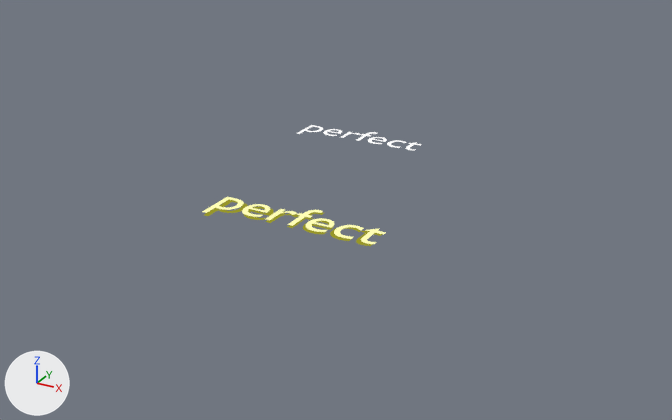
Two versions of the Blender file rendermarker.ranking_perfect.blend, one commit apart.
Rendered twice from a 50 mm camera at (5.79, -10.94, 4.95) aimed at (-0.12, -0.21, -0.42). The lights are fixed; the arrows at lower left show +X, +Y and +Z. Text is drawn in Blender's own font.

Names of what the first picture shows: 'Text.032', 'Text.035'.
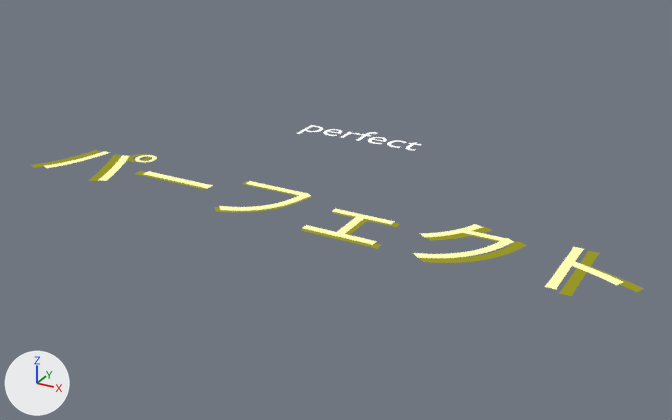
Edits to the scene script, one JSON object a line:
```json
{"op": "set", "path": "txt_text_232.body", "old": "'perfect'", "new": "'パーフェクト'"}
{"op": "add", "block": "txt_text_232", "code": "txt_text_232.size = 1.68"}
{"op": "set", "path": "txt_text_012.body", "old": "'perfect'", "new": "'パーフェクト'"}
{"op": "set", "path": "txt_text_012.size", "old": "1.05", "new": "1.755"}
{"op": "set", "path": "txt_text_012.space_character", "old": "0.9", "new": "0.96"}
```

Location of each change, [x1, y1, x2, y2] in pixels of the pictures (672 x 420 px):
```json
{"object": "Text.032", "change": "text changed", "before": [202, 197, 386, 244], "after": [44, 151, 623, 290]}
{"object": "Text.035", "change": "text changed", "before": [204, 199, 382, 246], "after": [31, 150, 644, 296]}
```
